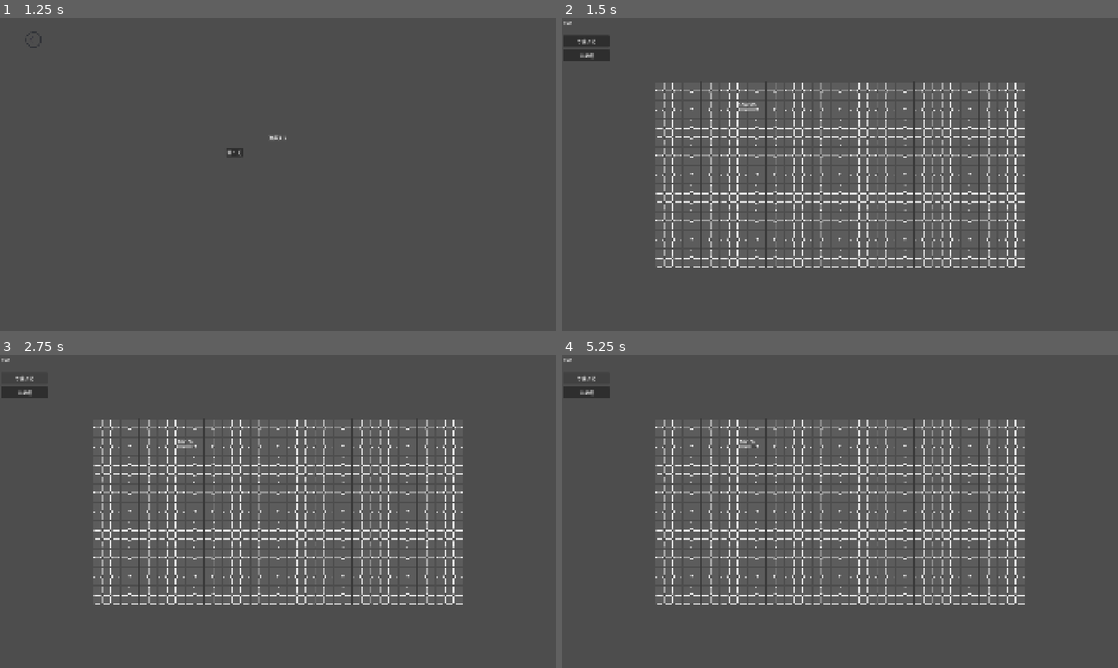
Above: before the commit, frames 1-4 (two rows, left to right).
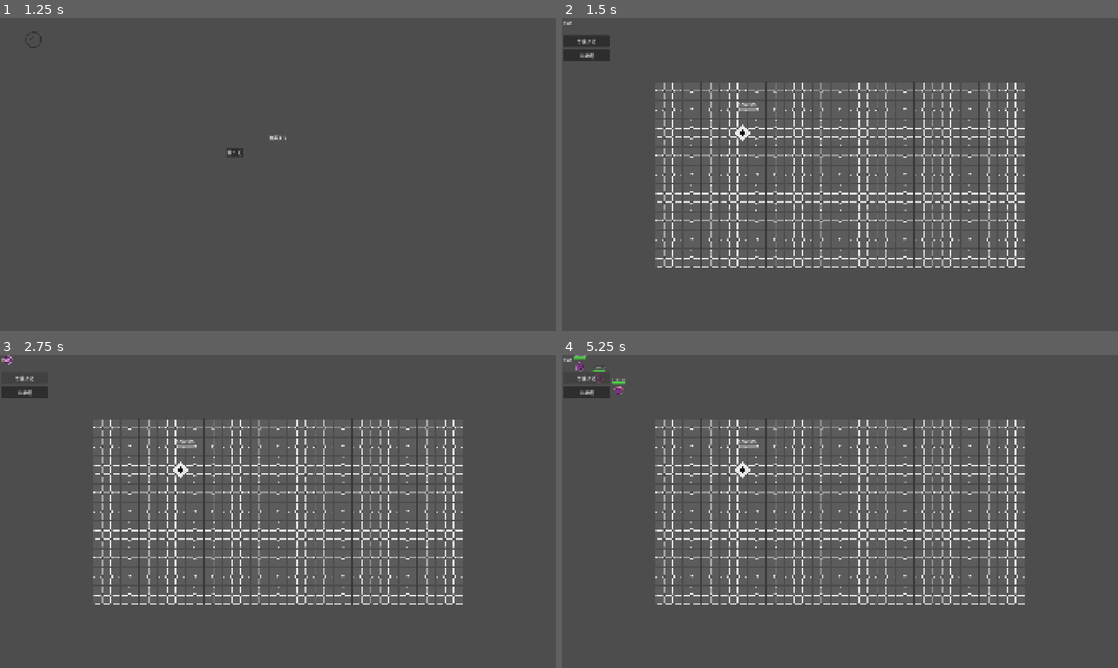
Above: after the commit, the same moments.

Repository: 135asdf/LightToweranCell
Game: Godot game, scene res://ui/Main/main.tscn
The game is run twice, just before and just after one commit, with the same random seed, the same clock (stepped at 60 frames per second) and the same inputs.
Inputs:
- Up to frame 1 (1.25 s): click "开始游戏" at 0.5 s
- Up to frame 2 (1.5 s): click "第 1 关" at 1.25 s
- Up to frame 3 (2.75 s): click "等离子塔" at 2 s
- Up to frame 4 (5.25 s): click "光能塔" at 2.75 s; click "等离子塔" at 3.5 s; click "光能塔" at 4.25 s; click "等离子塔" at 5 s

Frame 1 is identical in both runs. In frame 2, less than 0.1% of the frame differs, in the area x 31-34%, y 34-40%; in frame 3, 0.1%; in frame 4, 0.3%, in the area x 2-35%, y 0-40%.

Commit message:
feat:单元格以及水晶位置放置

Diff:
--- a/base/level_base/crystal_base.tscn
+++ b/base/level_base/crystal_base.tscn
@@ -1,21 +1,25 @@
-[gd_scene load_steps=3 format=3]
+[gd_scene format=3 uid="uid://bwwcw4eng3uog"]
 
-[ext_resource type="Script" path="res://base/level_base/crystal_controller.gd" id="1_controller"]
-[ext_resource type="Script" path="res://base/components/health_component.gd" id="2_health"]
+[ext_resource type="Script" uid="uid://mo5iaoxjrpo0" path="res://base/level_base/crystal_controller.gd" id="1_controller"]
+[ext_resource type="Script" uid="uid://bt6rv1488wfnm" path="res://base/components/health_component.gd" id="2_health"]
+[ext_resource type="Texture2D" uid="uid://biap2lfp8s5y" path="res://Textures/map/crystal/crystal.png" id="2_qip32"]
 
-[sub_resource type="CircleShape2D" id="circle_20"]
-radius = 20.0
+[sub_resource type="RectangleShape2D" id="RectangleShape2D_pcr8w"]
+size = Vector2(39.597984, 39.597984)
 
-[node name="CrystalBase" type="Area2D"]
+[node name="CrystalBase" type="Area2D" unique_id=1699911011]
 collision_layer = 2
-collision_mask = 1
 script = ExtResource("1_controller")
 
-[node name="Sprite2D" type="Sprite2D" parent="."]
+[node name="Sprite2D" type="Sprite2D" parent="." unique_id=359004175]
+texture = ExtResource("2_qip32")
 
-[node name="CollisionShape2D" type="CollisionShape2D" parent="."]
-shape = SubResource("circle_20")
+[node name="CollisionShape2D" type="CollisionShape2D" parent="." unique_id=1062666564]
+position = Vector2(0.5000005, 0.5000005)
+rotation = 0.7853982
+scale = Vector2(0.9999999, 0.9999999)
+shape = SubResource("RectangleShape2D_pcr8w")
 
-[node name="HealthComponent" type="Node" parent="."]
+[node name="HealthComponent" type="Node" parent="." unique_id=248109829]
 unique_name_in_owner = true
 script = ExtResource("2_health")
--- a/base/level_base/level_controller.gd
+++ b/base/level_base/level_controller.gd
@@ -21,6 +21,8 @@
 		return
 	build_grid.configure(level_data.grid_config)
 	crystal.configure(level_data.crystal_max_health)
+	var crystal_cell: Vector2i = level_data.grid_config.blocked_cells[0]
+	crystal.global_position = build_grid.cell_to_world(crystal_cell)
 	economy.configure(level_data.starting_energy)
 	placement.configure(tower_catalog, level_data.allowed_tower_ids, build_grid, economy, towers)
 	spawner.configure(level_data.waves, enemies, crystal, _collect_spawn_points())
Not shown: 1 places in base/level_base/level_base.tscn that only renumber resources
